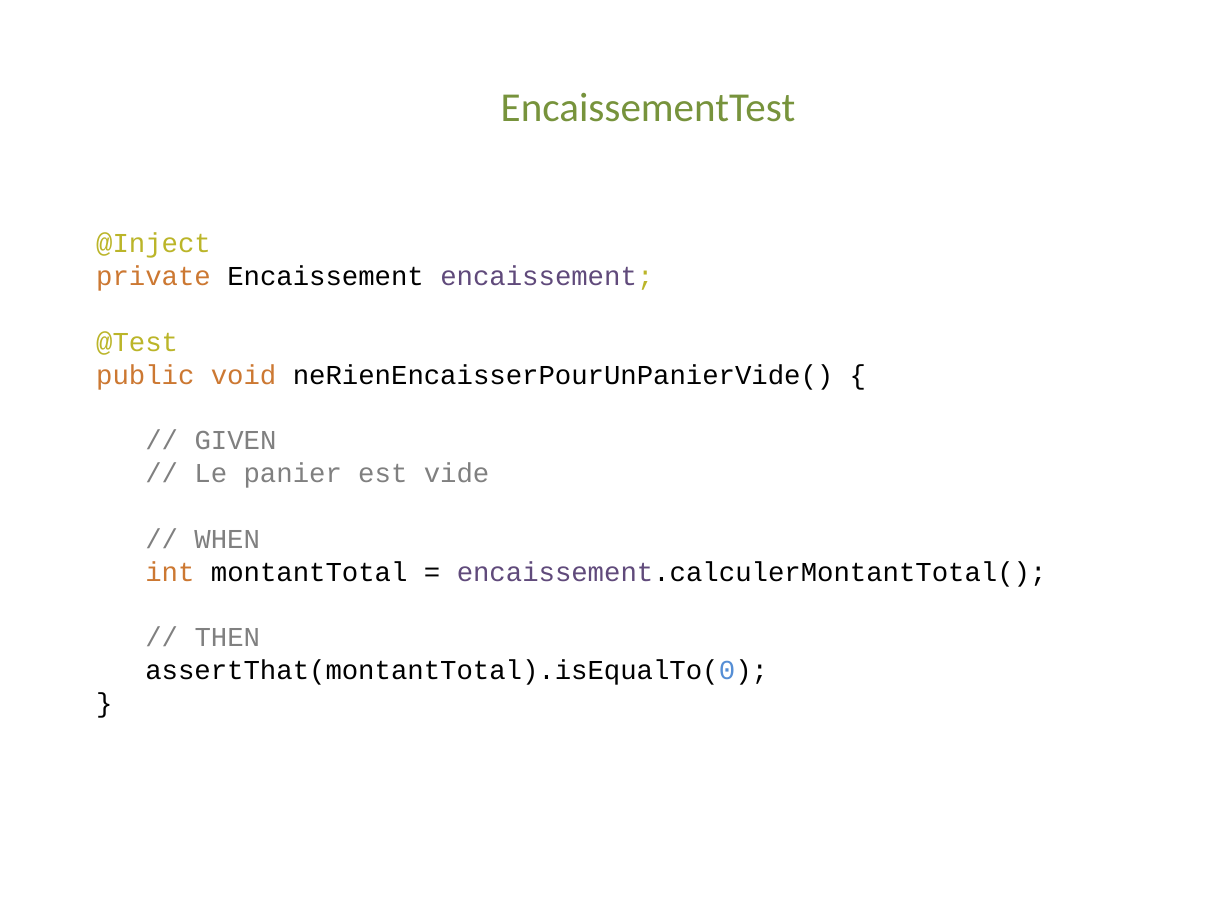
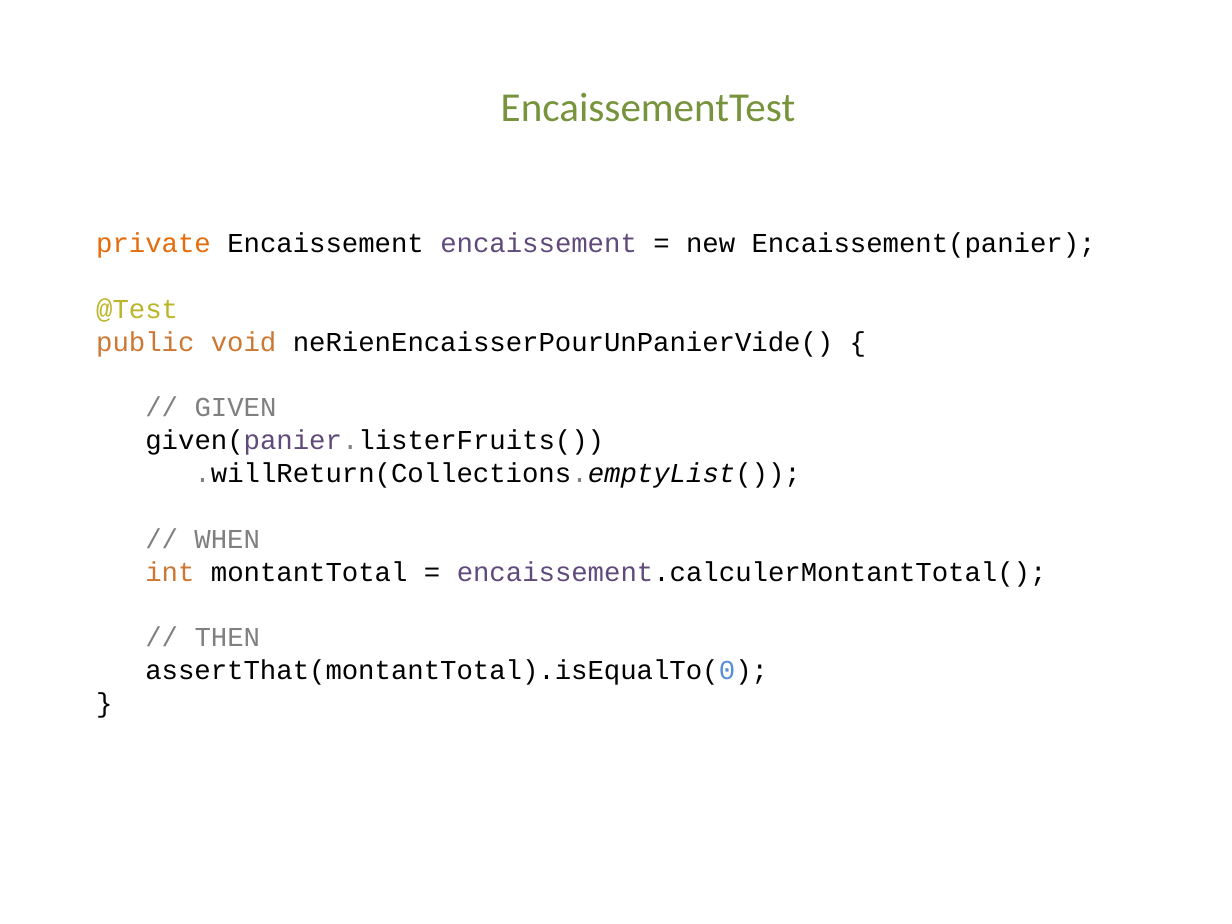
Before and after one commit to KhrisFernandez/tdd, a slide deck: slide 51 of outside-in/resources/TDD - Outside In.pptx (slide 54 before the commit). Drawn at 1232x924 pixels with LibreOffice and Linux fonts; fonts in the diff are those of the drawing. Boxes give left, top, right and bottom in pixels: in the first picture for what was removed or moved away, otherwise in the second. Text is boxed around its words. In the diff, an @@ line names an element or a change of style, - is before the commit and + after.

```diff
--- a/outside-in/resources/TDD - Outside In.pptx
+++ b/outside-in/resources/TDD - Outside In.pptx
@@ text at (96, 233, 1096, 258): text changed @@
-@Inject
-private Encaissement encaissement;
+private Encaissement encaissement = new Encaissement(panier);
@@ text at (145, 430, 800, 488): text changed; text colour #808080 to #000000 @@
-// Le panier est vide
+given(panier.listerFruits())
+.willReturn(Collections.emptyList());
```
Also in this commit, not shown: 14 other slides changed, 1 slide added, 5 slides removed, 16 other files.
